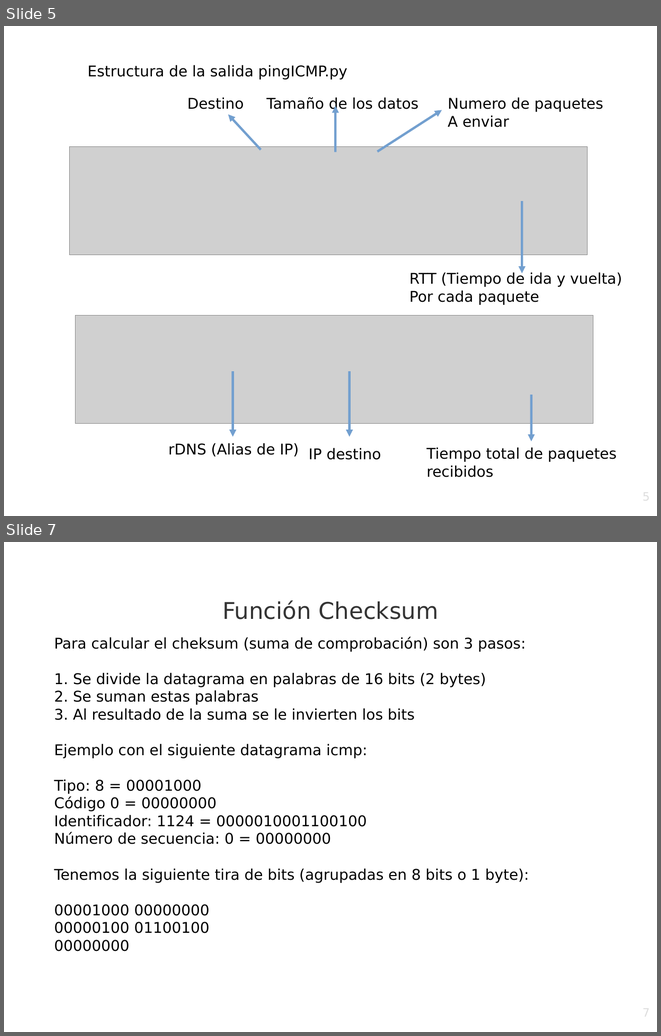
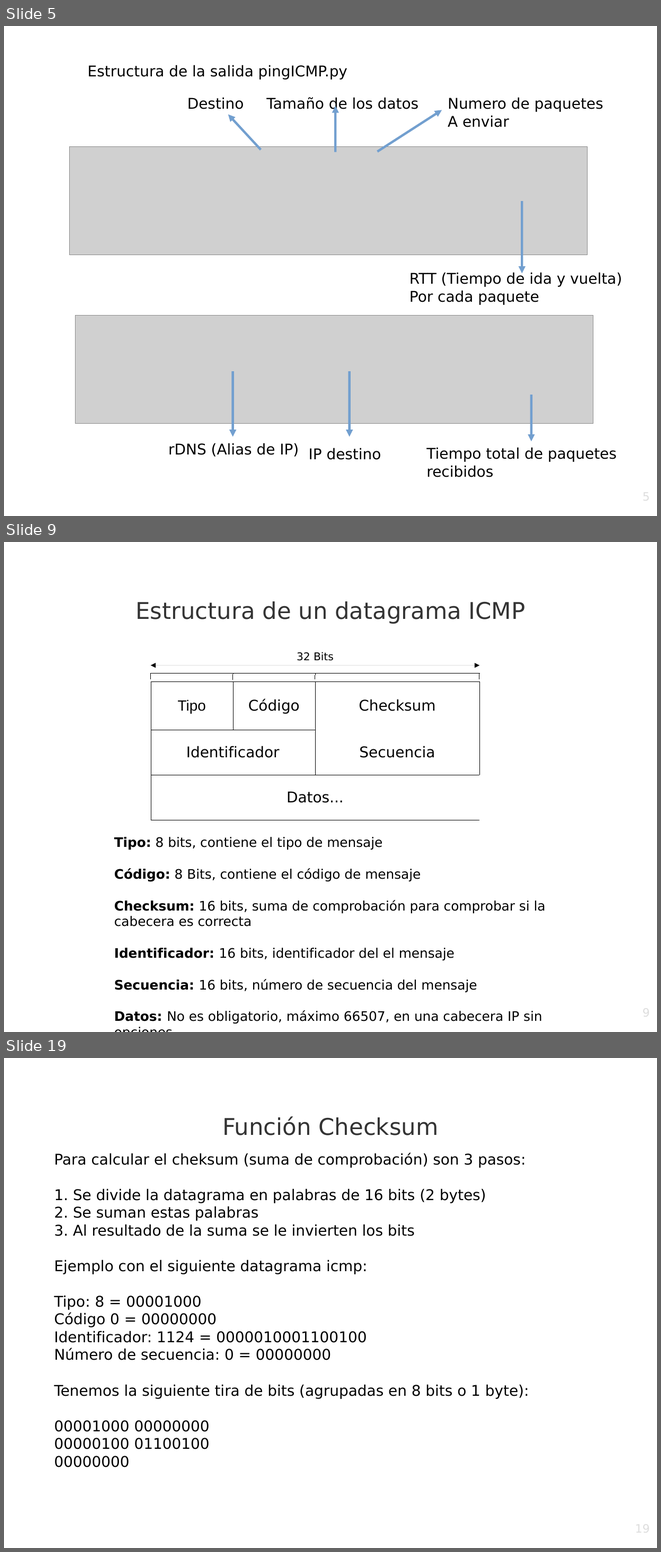
Before and after one commit to srealmoreno/Python, a slide deck: PING/ping.odp. Shown one above the other, each under a label of ours: slides 5 and 7 before the commit, slides 5, 9 and 19 after it; the slides between them are not shown. The pictures are 661x1036 and 661x1552 pixels, drawn with LibreOffice and Linux fonts; fonts in the diff are those of the drawing; grey boxes stand for pictures; background and template pictures are left out. Boxes give left, top, right and bottom in pixels: in the first picture for what was removed or moved away, otherwise in the second. Text is boxed around its words. In the diff, an @@ line names an element or a change of style, - is before the commit and + after.

```diff
--- a/PING/ping.odp
+++ b/PING/ping.odp
@@ slide 9 added at (4, 542, 657, 1032), background picture (left out) @@
@@ title added at (135, 601, 526, 624), 28 pt, text #333333 @@
+Estructura de un datagrama ICMP
@@ line added at (151, 665, 480, 665), outline #000000 0 pt, 13 pt, text #000000 @@
+32 Bits
@@ table added at (151, 682, 480, 820), 3 rows, 3 columns @@
+Tipo | Código | Checksum
+Identificador |  | Secuencia
+Datos... |  | 
@@ group added at (151, 673, 480, 679): 5 lines @@
@@ text added at (114, 837, 546, 1023), 16 pt, text #000000 @@
+Tipo: 8 bits, contiene el tipo de mensaje
+Código: 8 Bits, contiene el código de mensaje
+Checksum: 16 bits, suma de comprobación para comprobar si la cabecera es correcta
+Identificador: 16 bits, identificador del el mensaje
+Secuencia: 16 bits, número de secuencia del mensaje
+Datos: No es obligatorio, máximo 66507, en una cabecera IP sin opciones.
@@ page number added at (498, 1005, 651, 1032), 14 pt, text #DDDDDD @@
+9
@@ what was slide 7 is now slide 19 @@
@@ page number at (498, 1521, 651, 1548): text changed @@
-7
+19
```
Also in this commit, not shown: 2 slides changed, 59 other slides added, 3 slides removed, 2 other files.
